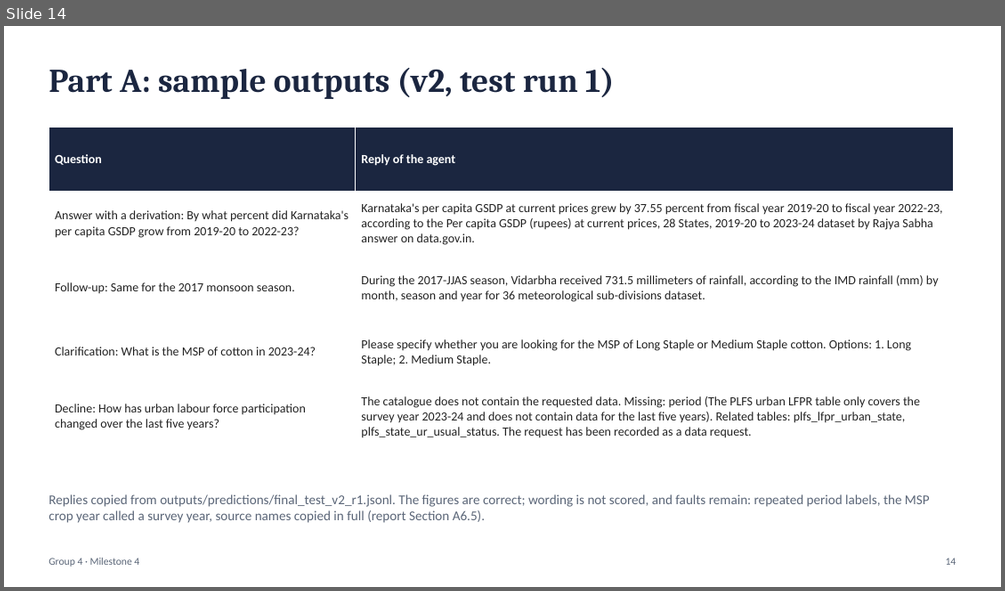
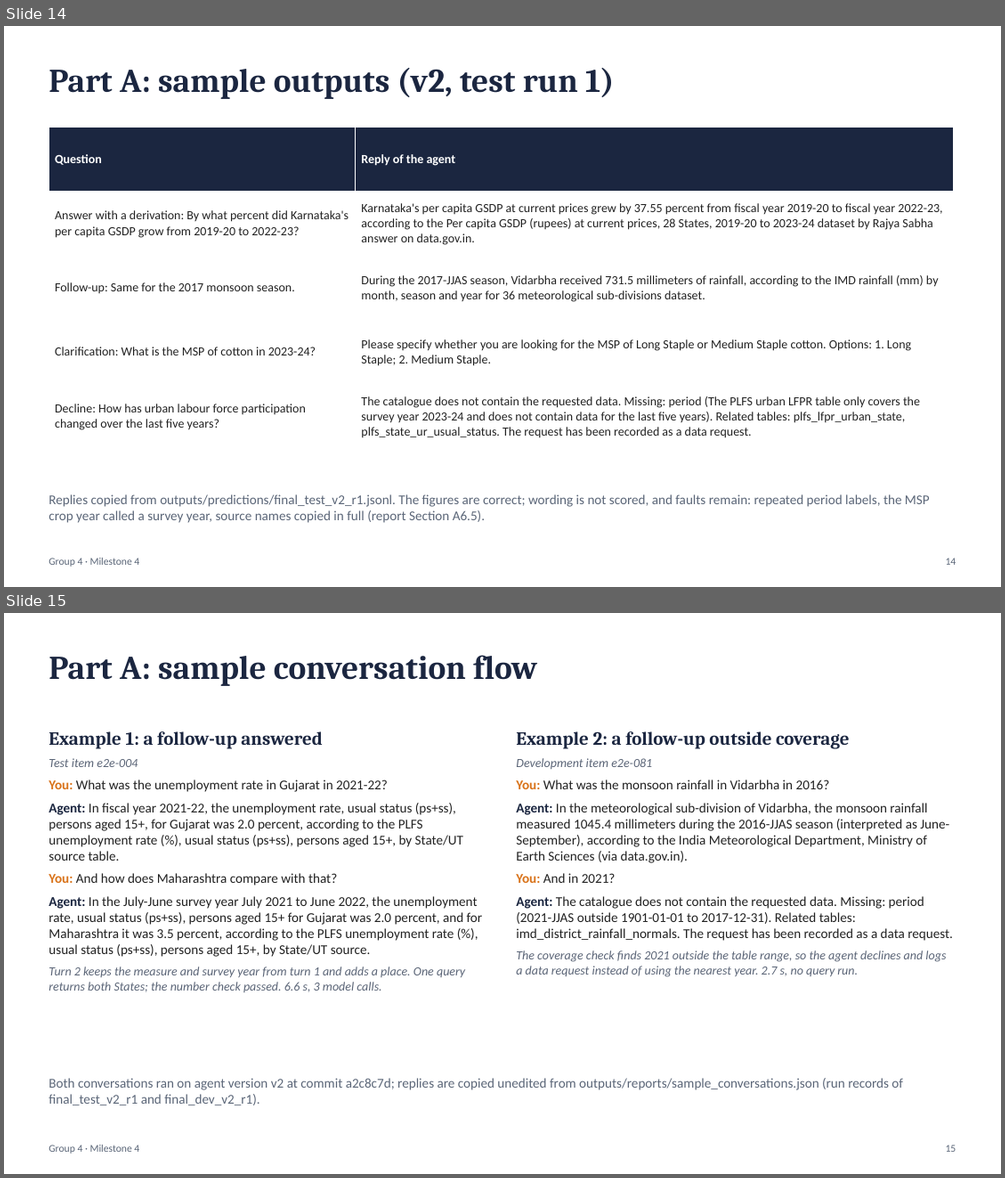
Before and after one commit to sathyaIITM/Group-4-DS-and-AI-Lab-Project, a slide deck: docs/milestones/Milestone4_TA_Presentation.pptx. Shown one above the other, each under a label of ours: slide 14 before the commit, slides 14 and 15 after it. The pictures are 1005x591 and 1005x1178 pixels, drawn with LibreOffice and Linux fonts; fonts in the diff are those of the drawing. Boxes give left, top, right and bottom in pixels: in the first picture for what was removed or moved away, otherwise in the second. Text is boxed around its words. In the diff, an @@ line names an element or a change of style, - is before the commit and + after.

Commit message:
DOCS: M4 slide 19 as two bullet columns; new slide 15 on conversation flow with two recorded conversations; report 0.9 cross-reference in A6.5

```diff
--- a/docs/milestones/Milestone4_TA_Presentation.pptx
+++ b/docs/milestones/Milestone4_TA_Presentation.pptx
@@ slide 15 added at bbox=[4, 613, 1001, 1174], background #FFFFFF @@
@@ text added at bbox=[48, 655, 537, 686], 32 pt, text #1B2640, bold @@
+Part A: sample conversation flow
@@ text added at bbox=[48, 731, 483, 992], 13 pt, text #222222 @@
+Example 1: a follow-up answered
+Test item e2e-004
+You: What was the unemployment rate in Gujarat in 2021-22?
+Agent: In fiscal year 2021-22, the unemployment rate, usual status (ps+ss), persons aged 15+, for Gujarat was 2.0 percent, according to the PLFS unemployment rate (%), usual status (ps+ss), persons aged 15+, by State/UT source table.
+You: And how does Maharashtra compare with that?
+Agent: In the July-June survey year July 2021 to June 2022, the unemployment rate, usual status (ps+ss), persons aged 15+ for Gujarat was 2.0 percent, and for Maharashtra it was 3.5 percent, according to the PLFS unemployment rate (%), usual status (ps+ss), persons aged 15+, by State/UT source.
+Turn 2 keeps the measure and survey year from turn 1 and adds a place. One query returns both States; the number check passed. 6.6 s, 3 model calls.
@@ text added at bbox=[516, 731, 953, 977], 13 pt, text #222222 @@
+Example 2: a follow-up outside coverage
+Development item e2e-081
+You: What was the monsoon rainfall in Vidarbha in 2016?
+Agent: In the meteorological sub-division of Vidarbha, the monsoon rainfall measured 1045.4 millimeters during the 2016-JJAS season (interpreted as June-September), according to the India Meteorological Department, Ministry of Earth Sciences (via data.gov.in).
+You: And in 2021?
+Agent: The catalogue does not contain the requested data. Missing: period (2021-JJAS outside 1901-01-01 to 2017-12-31). Related tables: imd_district_rainfall_normals. The request has been recorded as a data request.
+The coverage check finds 2021 outside the table range, so the agent declines and logs a data request instead of using the nearest year. 2.7 s, no query run.
@@ text added at bbox=[48, 1078, 903, 1105], 13 pt, text #5B6678 @@
+Both conversations ran on agent version v2 at commit a2c8c7d; replies are copied unedited from outputs/reports/sample_conversations.json (run records of final_test_v2_r1 and final_dev_v2_r1).
@@ text added at bbox=[48, 1144, 139, 1153], 10 pt, text #5B6678 @@
+Group 4 · Milestone 4
@@ text added at bbox=[946, 1144, 956, 1151], 10 pt, text #5B6678 @@
+15
```
Also in this commit, not shown: 9 slides changed, 2 other files.
